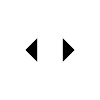
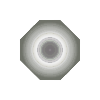
Layer changes from the first 100 × 100 image to the second:
removed layer "Top #1" over [25,25,75,75]
showed "Top", painted on it over [20,20,80,80]
